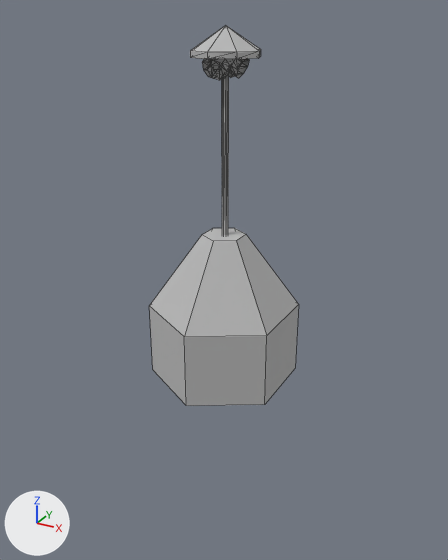
The Blender file RawAssets/AirStation2.blend, before and after one commit.
One viewpoint serves both versions: a 50 mm camera at (3.66, -6.63, 4.65) aimed at (0.01, 0.02, 1.32). The lights are fixed; the arrows at lower left show +X, +Y and +Z. Mesh edges are drawn as thin lines.

The older version as bpy lines, for what is in view:
```python
me_airstat2 = bpy.data.meshes.new('AirStat2')
me_airstat2.from_pydata(...)  # 158 vertices, 270 faces; spans x -0.82..0.91, y -0.01..4.46, z -0.95..1.05
me_airstat2.materials.append(mat_lit)  # grey #bcbcbc
ob_airstat2 = bpy.data.objects.new('AirStat2', me_airstat2)
ob_airstat2.location = (0.0, 0.0, 0.0)
ob_airstat2.rotation_euler = (1.571, 0.0, 0.0)  # degrees (90, 0, 0)
```
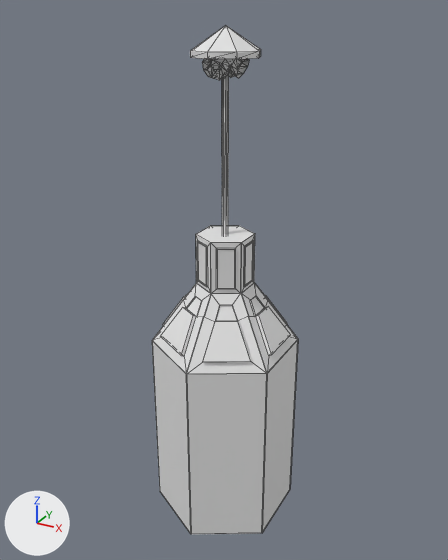
Where the change shows, as pixel boxes [x1, y1, x2, y2] in the pictures (448 x 560 px):
'AirStat2', reshaped (34% taller): before [149, 26, 299, 406]; after [152, 26, 298, 534]
part 1 of me_airstat2, rebuilt (73% taller): before [149, 228, 299, 406]; after [152, 226, 298, 534]
part 2 of me_airstat2, recoloured (grey to white): [190, 26, 261, 235] in both
part 3 of me_airstat2, recoloured: [211, 61, 226, 75] in both

Edits to the bpy script that builds the scene:
```text
Add mat_plugarea:
    mat_plugarea = principled_material('PlugArea')
    mat_plugarea.base_color = (0.8, 0.8, 0.8)  # white #e7e7e7
Add mat_airstation:
    mat_airstation = principled_material('AirStation')
    mat_airstation.base_color = (0.8, 0.8, 0.8)  # white #e7e7e7
Add mat_handprintinterface:
    mat_handprintinterface = principled_material('HandPrintInterface')
    mat_handprintinterface.base_color = (0.8, 0.8, 0.8)  # white #e7e7e7
Add mat_light:
    mat_light = principled_material('Light')
    mat_light.base_color = (0.8, 0.8, 0.8)  # white #e7e7e7
Add mat_screens:
    mat_screens = principled_material('Screens')
    mat_screens.base_color = (0.8, 0.8, 0.8)  # white #e7e7e7
Change me_airstat2:
    used by ob_airstat2; location = (0.0, 0.0, 0.0); rotation_euler = (1.571, 0.0, 0.0), in degrees (90, 0, 0)
    remove me_airstat2.from_pydata(...)  # 158 vertices, 270 faces; spans x -0.82..0.91, y -0.01..4.46, z -0.95..1.05
    add me_airstat2.from_pydata(...)  # 434 vertices, 546 faces; spans x -0.81..0.93, y -2.19..4.46, z -0.96..1.05
    me_airstat2 part 1: the loose piece of 18 vertices spanning x -0.82..0.91, y -0.01..1.99, z -0.95..1.05 is rebuilt with 294 vertices and now spans x -0.81..0.93, y -2.19..2.0, z -0.96..1.05
    me_airstat2 part 2: 224 faces spanning x -0.36..0.48, y 1.97..4.46, z -0.38..0.45 switch from mat_lit (grey #bcbcbc) to mat_airstation (white #e7e7e7)
    me_airstat2 part 3: 32 faces spanning x -0.14..0.24, y 3.92..4.17, z -0.15..0.23 switch from mat_lit (grey #bcbcbc) to mat_light (white #e7e7e7)
    add me_airstat2.materials.append(mat_screens)  # white #e7e7e7
    add me_airstat2.materials.append(mat_handprintinterface)  # white #e7e7e7
    add me_airstat2.materials.append(mat_plugarea)  # white #e7e7e7
```
